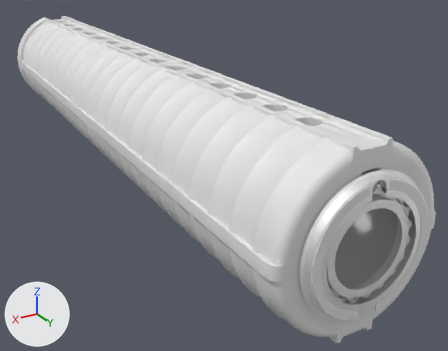
A saved change to the Blender file Blends/handguard/M16A2 long handguard.blend.
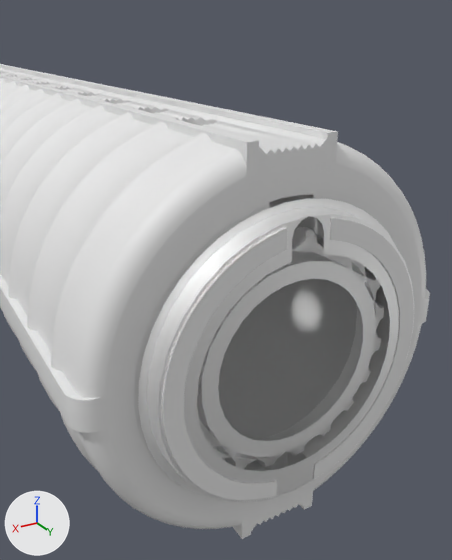
Each version is shown whole from a camera (50 mm lens) standing at (0.1184, 0.095, 0.0893) and looking at (-0.0248, -0.1436, -0.03), then close up from a camera (50 mm lens) standing at (0.0499, 0.044, 0.045) and looking at (0.0057, -0.0297, 0.0082). Lighting does not change. The marker at lower left points along +X, +Y and +Z.

Before the edit, the objects in view are built like this:
```python
me_handguard_ar15_kac_ris_lod0_150 = bpy.data.meshes.new('handguard_ar15_kac_ris_LOD0.150')
me_handguard_ar15_kac_ris_lod0_150.from_pydata(...)  # 11159 vertices, 21051 faces; spans x -0.033..0.033, y -0.326..-0.018, z -0.035..0.03
# faces by material slot: [914, 20137]
me_handguard_ar15_kac_ris_lod0_150.materials.append(mat_handguard_ar15_kac_ris_lod0)  # white #ffffff
me_handguard_ar15_kac_ris_lod0_150.materials.append(mat_m4_handguard_13)  # white #e7e7e7
ob_handguard_ar15_kac_ris_lod0_150 = bpy.data.objects.new('handguard_ar15_kac_ris_LOD0.150', me_handguard_ar15_kac_ris_lod0_150)
ob_handguard_ar15_kac_ris_lod0_150.location = (0.0, 0.0, 0.0)
```
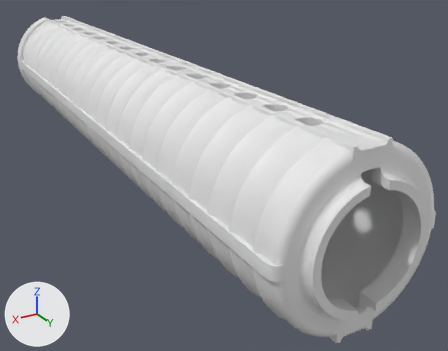
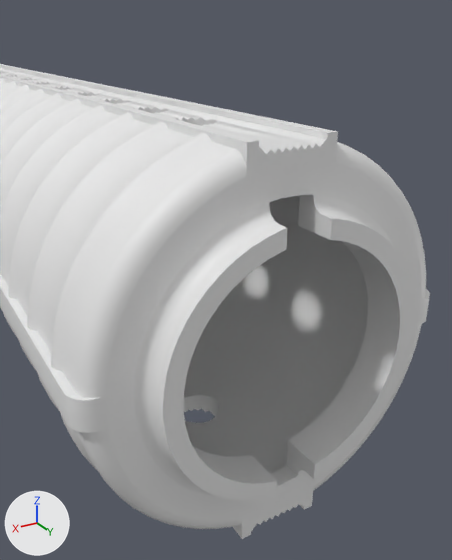
The newer file is also turned or shifted as a whole; pictures and numbers use the older file's frame.

What differs and where, as boxes (x1, y1, x2, y2) in the close-ups (452 x 560 px; the box of a moved part takes in the faces that stretch with it):
part 1 of me_handguard_ar15_kac_ris_lod0_150, deleted: before (158, 214, 415, 502)
part 2 of me_handguard_ar15_kac_ris_lod0_150, moved or reshaped: (0, 73, 428, 538) in both

The change in detail:
me_handguard_ar15_kac_ris_lod0_150 is used by ob_handguard_ar15_kac_ris_lod0_150; location (0.0, 0.0, 0.0).
me_handguard_ar15_kac_ris_lod0_150 had 11159 vertices, 21051 faces and spanned x -0.033..0.033, y -0.326..-0.018, z -0.035..0.03.
me_handguard_ar15_kac_ris_lod0_150 no longer uses material mat_handguard_ar15_kac_ris_lod0 (white #ffffff).
me_handguard_ar15_kac_ris_lod0_150 now has 10063 vertices, 20137 faces and spans x -0.033..0.033, y -0.326..-0.018, z -0.035..0.03.
me_handguard_ar15_kac_ris_lod0_150 part 1: 87 loose pieces with 948 vertices, spanning x -0.023..0.023, y -0.024..-0.018, z -0.025..0.02, are deleted.
me_handguard_ar15_kac_ris_lod0_150 part 2: 287 vertices moved within x -0.031..0.031, y -0.326..-0.018, z -0.033..0.028; 148 vertices removed from x -0.024..0.024, y -0.021..-0.018, z -0.027..0.022.
